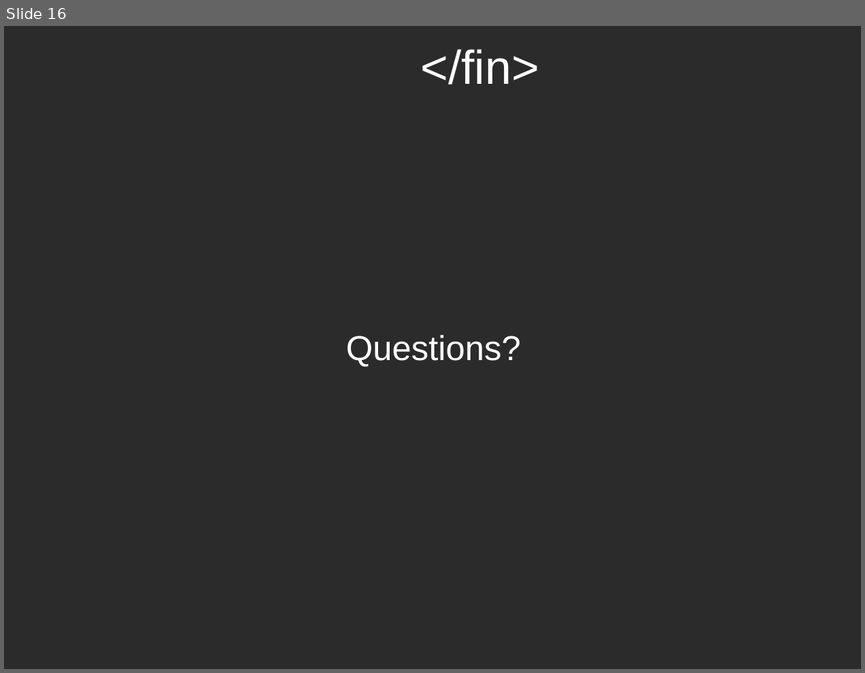
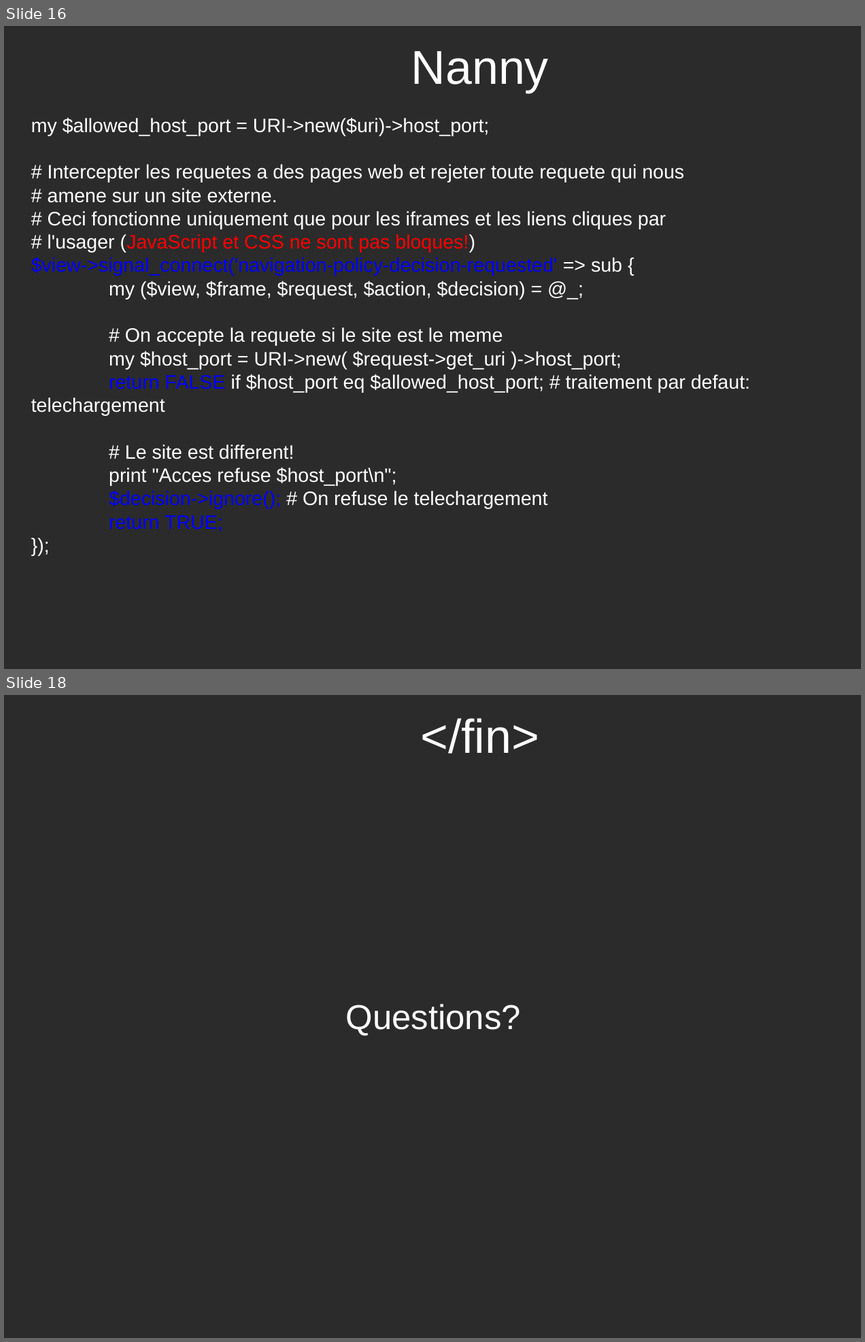
Before and after one commit to potyl/Webkit, a slide deck: WebKit-fr.odp. Shown one above the other, each under a label of ours: slide 16 before the commit, slides 16 and 18 after it; the slides between them are not shown. The pictures are 865x673 and 865x1342 pixels, drawn with LibreOffice and Linux fonts; fonts in the diff are those of the drawing; background and template pictures are left out; a plain dark background stands for a picture behind light text. Boxes give left, top, right and bottom in pixels: in the first picture for what was removed or moved away, otherwise in the second. Text is boxed around its words. In the diff, an @@ line names an element or a change of style, - is before the commit and + after.

Commit message:
Add super nanny

```diff
--- a/WebKit-fr.odp
+++ b/WebKit-fr.odp
@@ slide 16 added at [4, 26, 861, 669], background picture (left out) @@
@@ title added at [411, 51, 549, 93], 44 pt, text #FFFFFF @@
+Nanny
@@ text added at [31, 118, 750, 531], 18 pt, text #FFFFFF @@
+my $allowed_host_port = URI->new($uri)->host_port;
+# Intercepter les requetes a des pages web et rejeter toute requete qui nous
+# amene sur un site externe.
+# Ceci fonctionne uniquement que pour les iframes et les liens cliques par
+# l'usager (JavaScript et CSS ne sont pas bloques!)
+$view->signal_connect('navigation-policy-decision-requested' => sub {
+my ($view, $frame, $request, $action, $decision) = @_;
+# On accepte la requete si le site est le meme
+my $host_port = URI->new( $request->get_uri )->host_port;
+return FALSE if $host_port eq $allowed_host_port; # traitement par defaut: telechargement
+# Le site est different!
+print "Acces refuse $host_port\n";
+$decision->ignore(); # On refuse le telechargement
+return TRUE;
+});
@@ what was slide 16 is now slide 18 @@
```
Also in this commit, not shown: 2 other slides added.
